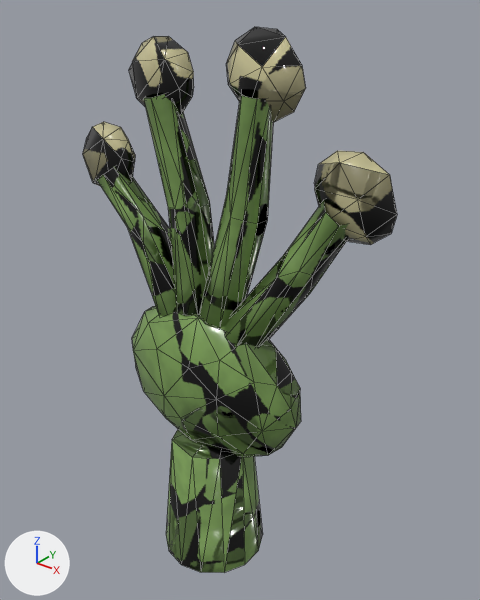
A saved change to the Blender file assets/source/blender/cpart_hand_frog.blend.
Both versions are drawn from a 50 mm lens placed at (0.0963, -0.1085, 0.122), pointed at (0.0044, 0.0065, 0.0507). The axes (+X, +Y, +Z) are drawn at lower left. The lights are the same throughout. The older version comes first. Mesh edges are drawn as thin lines.

The first picture shows 'HandFrog', 'Pads'.
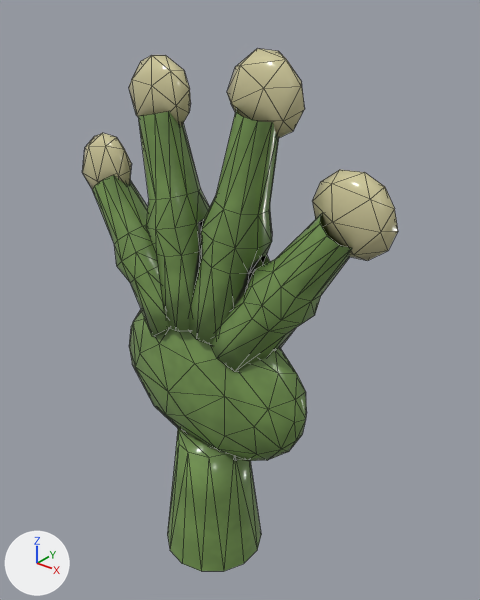
What differs and where, as boxes (x1, y1, x2, y2) in the pictures (480 x 600 px):
'HandFrog', reshaped
    before: (97, 90, 348, 573)
    after: (92, 108, 352, 571)
'Pads', reshaped
    before: (83, 27, 397, 245)
    after: (82, 48, 398, 261)
part 1 of me_handfrog_mesh, rebuilt
    before: (132, 305, 301, 457)
    after: (129, 310, 307, 461)
part 2 of me_handfrog_mesh, rebuilt (20% wider)
    before: (199, 90, 274, 328)
    after: (189, 108, 279, 345)
part 3 of me_handfrog_mesh, rebuilt
    before: (144, 94, 215, 316)
    after: (138, 111, 210, 331)
part 4 of me_handfrog_mesh, rebuilt
    before: (97, 166, 177, 317)
    after: (92, 175, 169, 337)
part 5 of me_handfrog_mesh, rebuilt (15% wider, 7% taller)
    before: (225, 200, 348, 347)
    after: (211, 214, 352, 372)
part 6 of me_handfrog_mesh, rebuilt
    before: (166, 429, 263, 573)
    after: (167, 428, 261, 571)
part 7 of me_handfrog_mesh, added (mostly hidden)
    after: (256, 256, 270, 269)
part 8 of me_pads_mesh, rebuilt
    before: (226, 27, 306, 122)
    after: (227, 48, 305, 138)
part 9 of me_pads_mesh, rebuilt
    before: (83, 122, 135, 186)
    after: (82, 133, 132, 189)
part 10 of me_pads_mesh, rebuilt (10% shorter)
    before: (129, 36, 194, 115)
    after: (129, 55, 191, 126)
part 11 of me_pads_mesh, rebuilt
    before: (314, 151, 397, 245)
    after: (312, 170, 398, 261)

Diff of the bpy script that builds the scene:
```diff
--- a/assets/source/blender/cpart_hand_frog.blend.py
+++ b/assets/source/blender/cpart_hand_frog.blend.py
@@ me_handfrog_mesh @@
 # used by ob_handfrog; location = (0.0, 0.0, 0.0)
-me_handfrog_mesh.from_pydata(...)  # 176 vertices, 300 faces; spans x -0.0357..0.038, y -0.0141..0.0141, z -0.024..0.1026
+me_handfrog_mesh.from_pydata(...)  # 341 vertices, 572 faces; spans x -0.0366..0.0384, y -0.0137..0.0137, z -0.024..0.0984
+# me_handfrog_mesh part 1: the loose piece of 62 vertices spanning x -0.027..0.027, y -0.0104..0.0104, z 0.0092..0.0508 is rebuilt with 86 vertices and now spans x -0.029..0.029, y -0.0084..0.0084, z 0.008..0.052
+# me_handfrog_mesh part 2: the loose piece of 23 vertices spanning x -0.002..0.0177, y -0.0053..0.0085, z 0.0464..0.1026 is rebuilt with 50 vertices and now spans x -0.0045..0.0188, y -0.0084..0.0084, z 0.044..0.0984
+# me_handfrog_mesh part 3: the loose piece of 23 vertices spanning x -0.0171..0.002, y -0.0053..0.0085, z 0.0463..0.0997 is rebuilt with 50 vertices and now spans x -0.0182..0.0045, y -0.0084..0.0084, z 0.044..0.0955
+# me_handfrog_mesh part 4: the loose piece of 23 vertices spanning x -0.0357..-0.0061, y -0.005..0.0083, z 0.0418..0.0803 is rebuilt with 50 vertices and now spans x -0.0366..-0.0029, y -0.0084..0.0084, z 0.0382..0.078
+# me_handfrog_mesh part 5: the loose piece of 23 vertices spanning x 0.006..0.038, y -0.0049..0.0083, z 0.0418..0.0835 is rebuilt with 50 vertices and now spans x 0.0029..0.0384, y -0.0084..0.0084, z 0.0382..0.0804
+# me_handfrog_mesh part 6: the loose piece of 22 vertices spanning x -0.0137..0.0137, y -0.0141..0.0141, z -0.024..0.012 is rebuilt with 25 vertices and now spans x -0.0134..0.0134, y -0.0137..0.0137, z -0.024..0.012
+# me_handfrog_mesh part 7
+# 30 vertices are added at x -0.027..0.027, y 0.0..0.0024, z 0.051..0.075
+# 18 new faces join them
 me_handfrog_mesh.materials.append(mat_m_handfrogskin)
@@ me_pads_mesh @@
 # used by ob_pads; parent = ob_handfrog; location = (0.0, 0.0, 0.0)
-me_pads_mesh.from_pydata(...)  # 82 vertices, 148 faces; spans x -0.0436..0.0459, y -0.0019..0.0049, z 0.0718..0.1134
+me_pads_mesh.from_pydata(...)  # 88 vertices, 160 faces; spans x -0.0441..0.0459, y -0.0022..0.0046, z 0.0693..0.1095
+# me_pads_mesh part 8: the loose piece of 22 vertices spanning x 0.0047..0.0243, y -0.0019..0.0049, z 0.0958..0.1134 is rebuilt with 22 vertices and now spans x 0.0056..0.0244, y -0.0022..0.0046, z 0.0923..0.1095
+# me_pads_mesh part 9: the loose piece of 20 vertices spanning x -0.0436..-0.0246, y -0.0016..0.0049, z 0.0718..0.0895 is rebuilt with 22 vertices and now spans x -0.0441..-0.0258, y -0.0022..0.0046, z 0.0693..0.087
+# me_pads_mesh part 10: the loose piece of 20 vertices spanning x -0.0237..-0.0043, y -0.0016..0.0049, z 0.0925..0.1105 is rebuilt with 22 vertices and now spans x -0.0239..-0.0053, y -0.0022..0.0046, z 0.0894..0.1067
+# me_pads_mesh part 11: the loose piece of 20 vertices spanning x 0.0268..0.0459, y -0.0019..0.0049, z 0.0749..0.0929 is rebuilt with 22 vertices and now spans x 0.0276..0.0459, y -0.0022..0.0046, z 0.0718..0.0893
 me_pads_mesh.materials.append(mat_m_handfrogpad)
```
